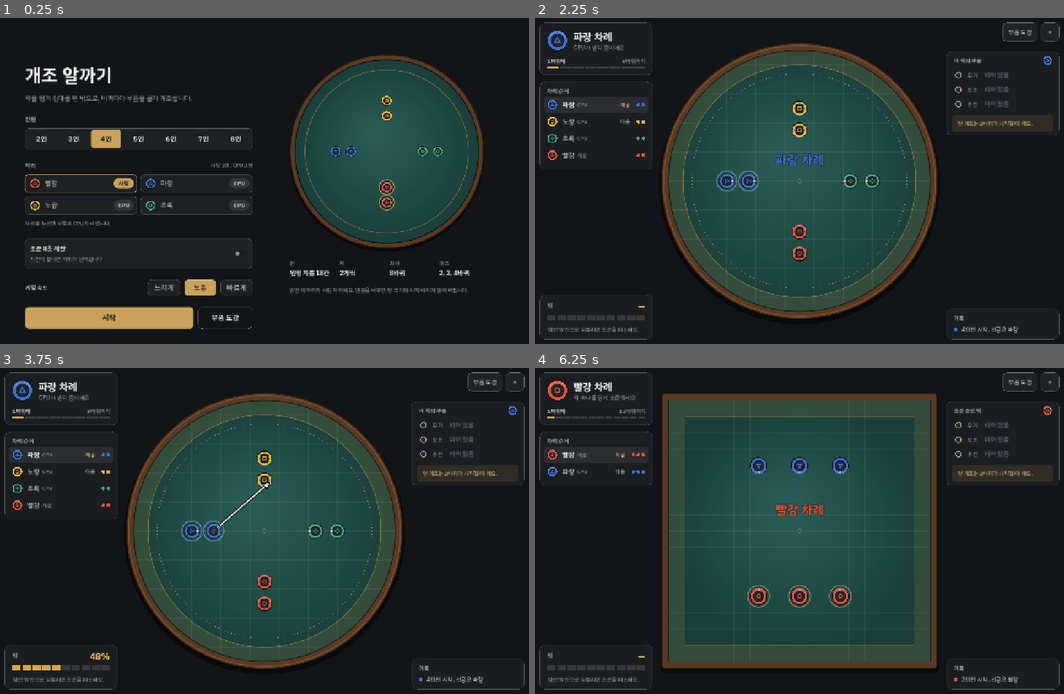
Above: before the commit, frames 1-4 (two rows, left to right).
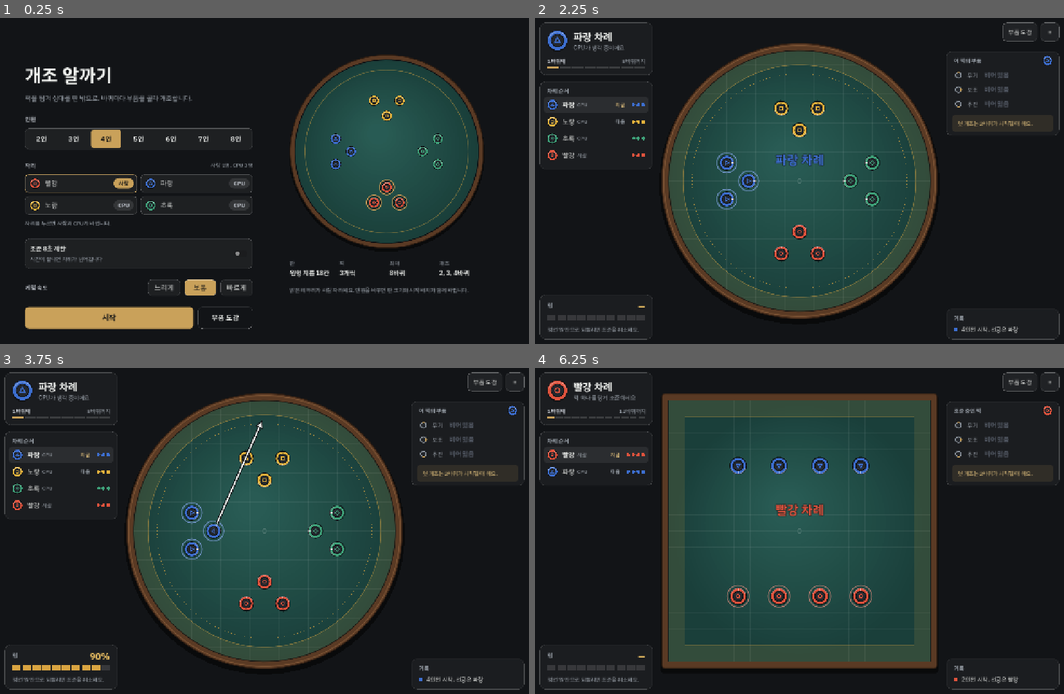
Above: after the commit, the same moments.

Repository: webgame-kr/alkkagi
Game: Godot game, scene res://scenes/main.tscn
Same seed, same stepped clock (60 frames per second), same inputs: the game is played once before the commit and once after it.
Inputs:
- Up to frame 1 (0.25 s): no input
- Up to frame 2 (2.25 s): click "시작" at 0.5 s; click "≡" at 1.25 s; click "시작" at 2 s
- Up to frame 3 (3.75 s): click "부품 도감" at 2.75 s; click "닫기" at 3.5 s
- Up to frame 4 (6.25 s): click "≡" at 4.25 s; click "2인" at 5 s; click "시작" at 5.75 s

The runs differ from the first frame. In frame 1, 0.7% of the frame differs, in the area x 62-84%, y 23-79%; in frame 2, 1.4%; in frame 3, 1.9%; in frame 4, 2.3%, in the area x 14-64%, y 26-74%.

Commit message:
More pucks per player: 4 in duels, 3 in 3-8 player games
Ganging up on one player ended matches before parts arrived. Duels now
start with four pucks in a row; round boards with a triangle per player
(two side by side 4 cells from the edge, one at 5.5). Lobby preview and
tests follow. In CPU sims a 4-player match now lasts 6.5 rounds instead
of 5.5 and the first player drops at round 3.6 instead of 2.6.

Co-Authored-By: Claude Opus 5.5 <noreply@anthropic.com>

Diff:
--- a/scripts/game.gd
+++ b/scripts/game.gd
@@ -786,14 +786,17 @@
 	if square:
 		for i in 2:
 			var y := c.y + (1.0 if i == 0 else -1.0) * (half - 4.0 * u)
-			for j in 3:
-				pucks.append([i, Vector2(c.x + (j - 1) * 2.5 * u, y)])
+			for j in 4:
+				pucks.append([i, Vector2(c.x + (j - 1.5) * 2.5 * u, y)])
 	else:
 		var R := half / u
 		for i in n:
 			var a := deg_to_rad(90.0 + 360.0 * i / n)
-			for rr in [R - 4.0, R - 5.5]:
-				pucks.append([i, c + Vector2(cos(a), sin(a)) * rr * u])
+			var rad := Vector2(cos(a), sin(a))
+			var tg := rad.orthogonal()
+			pucks.append([i, c + rad * (R - 4.0) * u + tg * Match.SIDE_GAP * u])
+			pucks.append([i, c + rad * (R - 4.0) * u - tg * Match.SIDE_GAP * u])
+			pucks.append([i, c + rad * (R - 5.5) * u])
 	for pk in pucks:
 		var i: int = pk[0]
 		if not settings["cpu"][i]:
@@ -801,7 +804,7 @@
 			draw_arc(pk[1], r + 5.5, 0, TAU, 24, BRASS, 2.0, true)
 		Art.draw_icon(self, pk[1], 2 * r, Match.COLORS[i], i)
 	# 판 정보
-	var info := [["판", "정사각 16칸" if square else "원형 지름 %d칸" % int(units)], ["퍽", "%d개씩" % (3 if square else 2)],
+	var info := [["판", "정사각 16칸" if square else "원형 지름 %d칸" % int(units)], ["퍽", "%d개씩" % (4 if square else 3)],
 		["최대", "%d바퀴" % (12 if square else (8 if n <= 4 else 6))], ["개조", "1, 2, 3바퀴" if n >= 5 else "2, 3, 4바퀴"]]
 	var x0 := c.x - 230.0
 	var y0 := c.y + 230.0 + 40.0
--- a/scripts/sim/match.gd
+++ b/scripts/sim/match.gd
@@ -67,20 +67,30 @@
 
 
 ## 시작 구역: 판 가장자리를 따라 같은 간격.
-## 2인은 자기 쪽 변에서 4칸 안쪽에 한 줄로 3개(2.5칸 간격),
-## 원형은 가장자리에서 4칸과 5.5칸, 중심을 향해 앞뒤로 2개.
+## 2인은 자기 쪽 변에서 4칸 안쪽에 한 줄로 4개(2.5칸 간격),
+## 원형은 가장자리에서 4칸에 좌우로 두 개, 5.5칸에 하나 (중심을 향한 삼각형).
+const SIDE_GAP := 1.25        # 원형 앞줄 두 퍽의 좌우 간격 (칸, 중심선에서)
+
+
+func stones_per_player() -> int:
+	return 4 if n == 2 else 3
+
+
 func _place_stones() -> void:
 	if world.shape == "square":
 		for p in 2:
 			var y := (world.size - CELL * 4.0) * (1.0 if p == 0 else -1.0)
-			for k in 3:
-				world.add_stone(p, Vector2((k - 1) * CELL * 2.5, y), -PI / 2.0 if p == 0 else PI / 2.0)
+			for k in 4:
+				world.add_stone(p, Vector2((k - 1.5) * CELL * 2.5, y), -PI / 2.0 if p == 0 else PI / 2.0)
 		return
 	for p in n:
 		var ang := PI / 2.0 + TAU * p / n
 		var radial := Vector2.from_angle(ang)
-		for depth in [4.0, 5.5]:
-			world.add_stone(p, radial * (world.size - CELL * depth), ang + PI)
+		var tang := radial.orthogonal()
+		var front := radial * (world.size - CELL * 4.0)
+		world.add_stone(p, front + tang * CELL * SIDE_GAP, ang + PI)
+		world.add_stone(p, front - tang * CELL * SIDE_GAP, ang + PI)
+		world.add_stone(p, radial * (world.size - CELL * 5.5), ang + PI)
 
 
 func stones_left(pid: int) -> int:
--- a/tests/run_tests.gd
+++ b/tests/run_tests.gd
@@ -341,7 +341,7 @@
 	for n in range(2, 9):
 		var m := Match.new()
 		m.setup(n, [], 7, false)
-		var per := 3 if n == 2 else 2
+		var per := 4 if n == 2 else 3
 		check(m.world.stones.size() == n * per, "%d players: stone count" % n)
 		for s in m.world.stones:
 			check(m.world.edge_distance(s.pos) > 80.0, "%d players: stones well inside" % n)
Not shown, changed: docs/index.pck
